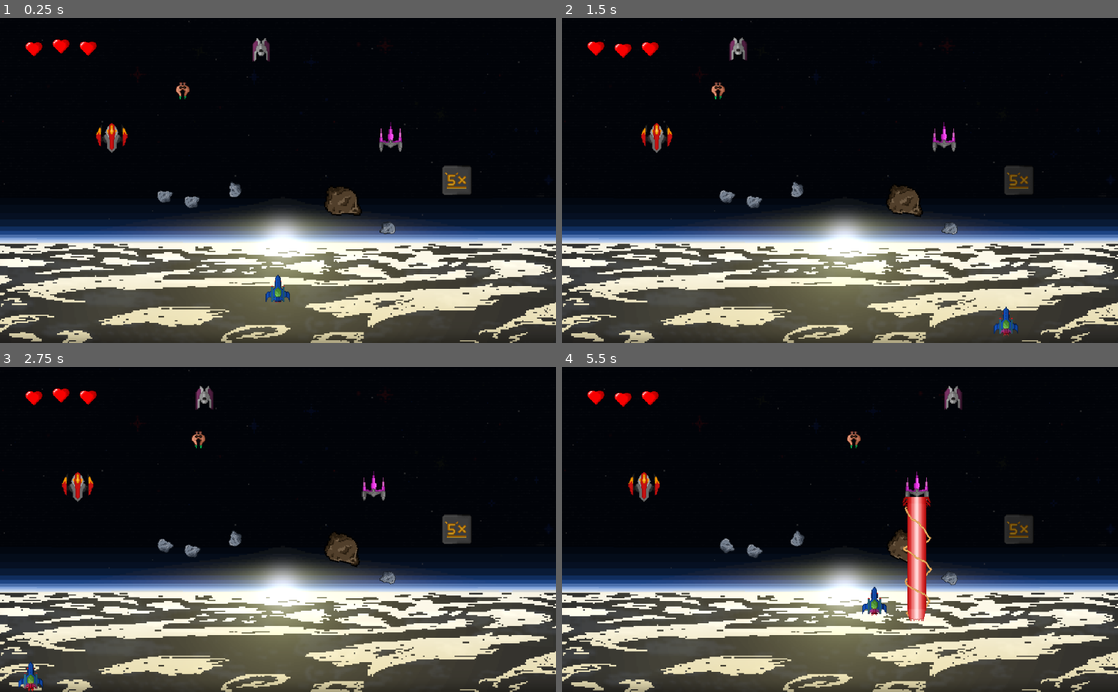
Above: before the commit, frames 1-4 (two rows, left to right).
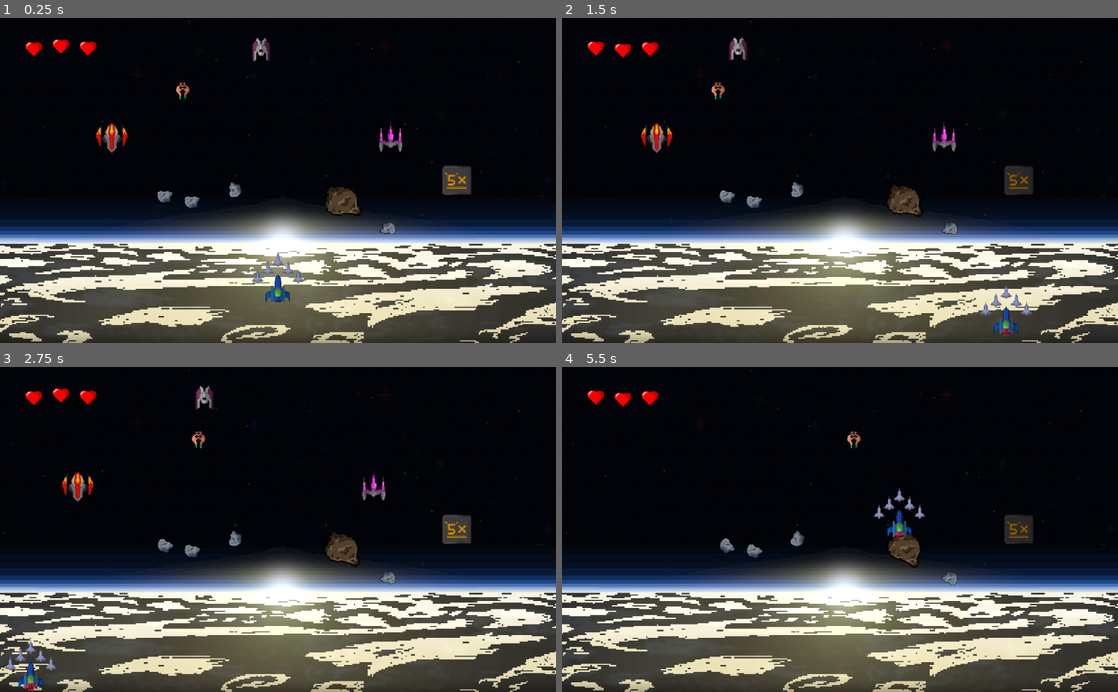
Above: after the commit, the same moments.

Repository: timmmmmb/Brackeys-Game-Jam-2021.1
Game: Godot game, scene res://scenes/levels/Level.tscn
Same seed, same stepped clock (60 frames per second), same inputs: the game is played once before the commit and once after it. This scene is started directly instead of the project's main scene.
Inputs:
- Up to frame 1 (0.25 s): no input
- Up to frame 2 (1.5 s): tap Enter (ui_accept) at 0.5, 0.77 s; hold D (right) 0.53-1.28 s; hold Space (shoot) 0.53-1.28 s; hold S (down) from 1.28 s (still down); tap Space (shoot) at 1.35 s
- Up to frame 3 (2.75 s): tap Enter (ui_accept) at 1.52 s; release S (down) at 2.03 s; hold D (right) from 2.03 s (still down); hold Space (shoot) from 2.03 s (still down)
- Up to frame 4 (5.5 s): release D (right) at 2.78 s; release Space (shoot) at 2.78 s; hold W (up) 2.78-3.53 s; tap Space (shoot) at 2.85, 4.35 s; tap Enter (ui_accept) at 3.02, 3.77, 4.52 s; hold Space (shoot) 3.53-4.28 s; hold A (left) 3.53-5.03 s; hold S (down) from 5.03 s (still down); hold Space (shoot) from 5.03 s (still down)

The runs differ from the first frame. In frame 1, 0.2% of the frame differs, in the area x 45-55%, y 72-82%; in frame 2, 0.2%; in frame 3, 0.2%; in frame 4, 2.5%, in the area x 11-72%, y 5-79%.

Commit message:
Add friendlies

Diff:
--- a/scenes/entities/DefaultEntity.tscn
+++ b/scenes/entities/DefaultEntity.tscn
@@ -2,7 +2,6 @@
 
 [ext_resource path="res://assets/images/icon - spaceship.png" type="Texture" id=1]
 [ext_resource path="res://scenes/entities/DefaultEntity.gd" type="Script" id=2]
-
 
 [sub_resource type="CapsuleShape2D" id=1]
 radius = 16.0
--- /dev/null
+++ b/scenes/entities/Friendly.gd
@@ -0,0 +1,21 @@
+extends "res://scenes/entities/DefaultEntity.gd"
+
+export (NodePath) var weapon
+
+
+func _ready() -> void:
+	current_weapon = get_node(weapon)
+
+
+func shoot() -> void:
+	$StandardWeapon.shoot()
+
+
+func hit(damage) -> void:
+	health -= damage
+	if health <= 0:
+		destroy()
+
+
+func destroy() -> void:
+	queue_free()
--- /dev/null
+++ b/scenes/entities/Friendly.tscn
@@ -0,0 +1,56 @@
+[gd_scene load_steps=10 format=2]
+
+[ext_resource path="res://scenes/entities/Friendly.gd" type="Script" id=1]
+[ext_resource path="res://assets/images/friendlies/friendlies - 48x48.png" type="Texture" id=2]
+[ext_resource path="res://scenes/weapons/StandardWeapon.tscn" type="PackedScene" id=3]
+
+[sub_resource type="AtlasTexture" id=1]
+atlas = ExtResource( 2 )
+region = Rect2( 0, 0, 48, 48 )
+
+[sub_resource type="AtlasTexture" id=3]
+atlas = ExtResource( 2 )
+region = Rect2( 48, 0, 48, 48 )
+
+[sub_resource type="AtlasTexture" id=4]
+atlas = ExtResource( 2 )
+region = Rect2( 96, 0, 48, 48 )
+
+[sub_resource type="AtlasTexture" id=5]
+atlas = ExtResource( 2 )
+region = Rect2( 144, 0, 48, 48 )
+
+[sub_resource type="SpriteFrames" id=2]
+animations = [ {
+"frames": [ SubResource( 1 ) ],
+"loop": true,
+"name": "default",
+"speed": 5.0
+}, {
+"frames": [ SubResource( 3 ), SubResource( 4 ), SubResource( 5 ) ],
+"loop": true,
+"name": "flying",
+"speed": 6.0
+} ]
+
+[sub_resource type="CapsuleShape2D" id=6]
+radius = 5.42684
+height = 9.00526
+
+[node name="Friendly" type="KinematicBody2D"]
+collision_layer = 16
+collision_mask = 0
+script = ExtResource( 1 )
+
+[node name="StandardWeapon" parent="." instance=ExtResource( 3 )]
+position = Vector2( 0, -13 )
+delay = 0.5
+
+[node name="AnimatedSprite" type="AnimatedSprite" parent="."]
+position = Vector2( 0.5, 0 )
+frames = SubResource( 2 )
+playing = true
+
+[node name="CollisionShape2D" type="CollisionShape2D" parent="."]
+position = Vector2( 0, -3 )
+shape = SubResource( 6 )
--- a/scenes/entities/Player.gd
+++ b/scenes/entities/Player.gd
@@ -3,6 +3,39 @@
 export (int) var acceleration = 50
 export (int) var max_speed = 300
 export (float) var inertia = 0.9
+export (int) var friendly_distance = 15
+
+var friendlies = []
+
+
+func _realign_friendlies() -> void:
+	var center = $CenterFriendlyLocation.position
+	var left = $LeftFriendlyLocation.position
+
+	var width = (len(friendlies) - 1) * friendly_distance
+	var left_most = - width / 2
+	var slope = left - center
+
+	slope = slope.y / slope.x
+
+	for index in len(friendlies):
+		var friendly: KinematicBody2D = friendlies[index]
+		friendly.position = center
+
+		friendly.position.x = left_most + index * friendly_distance
+		friendly.position.y = center.y - slope * abs(friendly.position.x)
+
+
+func _ready() -> void:
+	var Friendly = preload("res://scenes/entities/Friendly.tscn")
+
+	for i in 5:
+		var friendly = Friendly.instance()
+		friendlies.append(friendly)
+		add_child(friendly)
+
+	_realign_friendlies()
+
 
 
 func _physics_process(_delta: float) -> void:
@@ -69,3 +102,6 @@
 		$StandardWeapon.shoot()
 #		$ShotgunWeapon.shoot()
 #		$MGWeapon.shoot()
+
+		for friendly in friendlies:
+			friendly.shoot()
--- a/scenes/entities/Player.tscn
+++ b/scenes/entities/Player.tscn
@@ -5,7 +5,6 @@
 [ext_resource path="res://scenes/weapons/StandardWeapon.tscn" type="PackedScene" id=3]
 [ext_resource path="res://scenes/weapons/ShotgunWeapon.tscn" type="PackedScene" id=4]
 [ext_resource path="res://scenes/weapons/MGWeapon.tscn" type="PackedScene" id=5]
-
 
 [sub_resource type="CapsuleShape2D" id=1]
 radius = 16.0
@@ -53,12 +52,12 @@
 [node name="AnimatedSprite" type="AnimatedSprite" parent="."]
 frames = SubResource( 6 )
 animation = "flying"
+frame = 1
 playing = true
 
 [node name="AnimatedSpriteClone" type="AnimatedSprite" parent="."]
 frames = SubResource( 6 )
 animation = "flying"
-frame = 2
 playing = true
 
 [node name="ShotgunWeapon" parent="." instance=ExtResource( 4 )]
@@ -70,3 +69,9 @@
 [node name="StandardWeapon" parent="." instance=ExtResource( 3 )]
 position = Vector2( 0, -17.3362 )
 delay = 0.2
+
+[node name="LeftFriendlyLocation" type="Node2D" parent="."]
+position = Vector2( -48, 0 )
+
+[node name="CenterFriendlyLocation" type="Node2D" parent="."]
+position = Vector2( 0, -40 )
--- a/scenes/levels/Level.tscn
+++ b/scenes/levels/Level.tscn
@@ -10,7 +10,6 @@
 [ext_resource path="res://scenes/entities/Asteroid.tscn" type="PackedScene" id=8]
 [ext_resource path="res://scenes/entities/BeamEnemy.tscn" type="PackedScene" id=9]
 [ext_resource path="res://assets/sounds/music/Loneliness & Sudden Hope - Fight Part.wav" type="AudioStream" id=10]
-
 
 [sub_resource type="Curve2D" id=1]
 _data = {
--- a/scenes/weapons/StandardWeapon.gd
+++ b/scenes/weapons/StandardWeapon.gd
@@ -20,6 +20,8 @@
 	$Sound.play(0)
 	var projectile = Projectile.instance()
 
-	projectile.position = self.position + get_parent().position
-	projectile.rotation = self.rotation
+	#projectile.position = self.position + get_parent().position
+	#projectile.rotation = self.rotation
+	projectile.global_position = global_position
+	projectile.rotation = global_rotation
 	get_tree().root.get_child(0).add_child(projectile)
